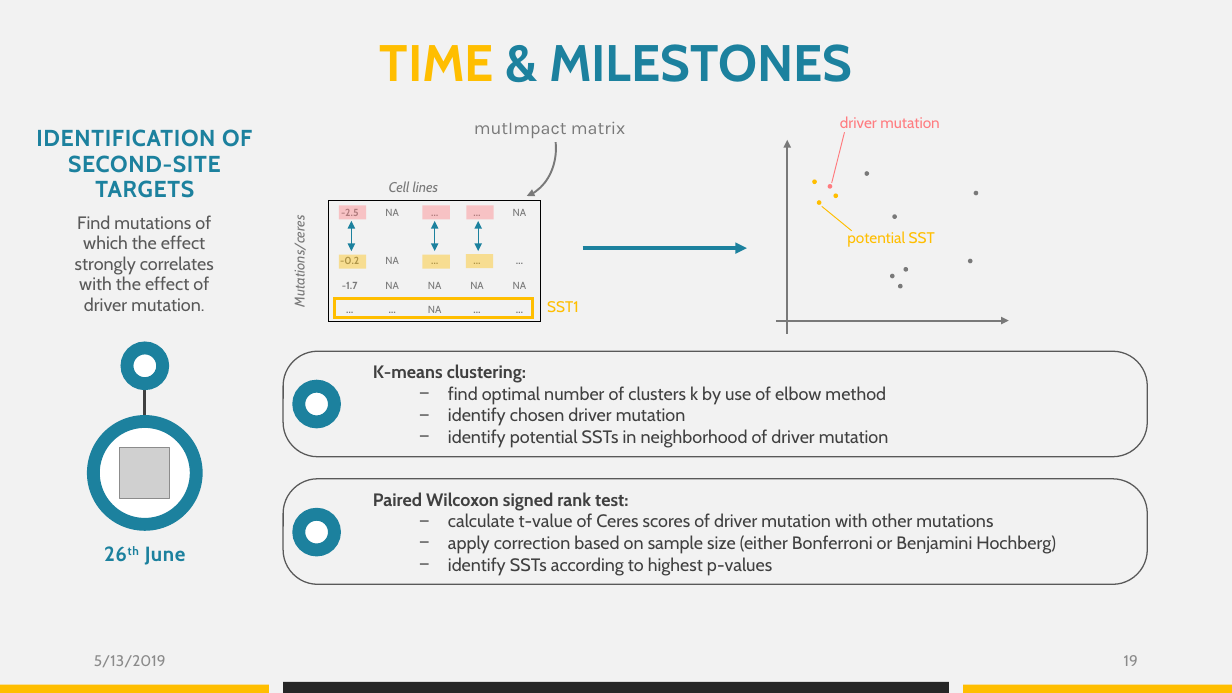
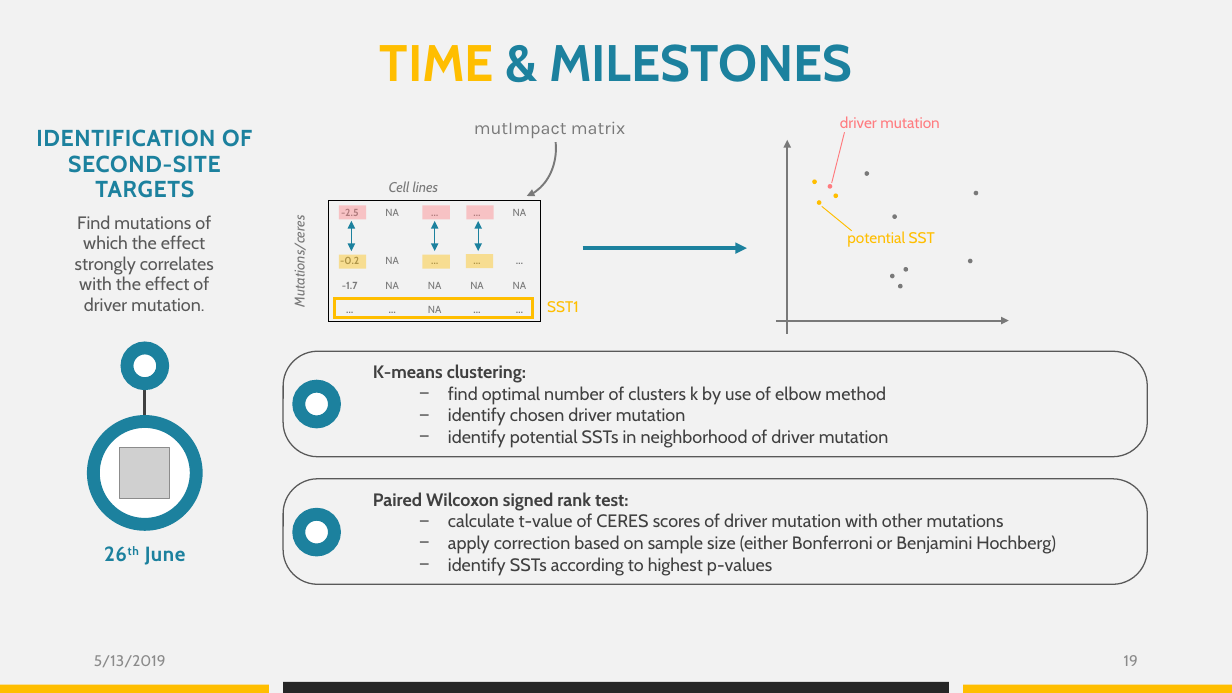
Before and after one commit to datascience-mobi/group-04-project-1-4, a slide deck: slide 19 of Project proposal_presentation_V1.pptx. Drawn at 1232x693 pixels with LibreOffice and Linux fonts; fonts in the diff are those of the drawing; grey boxes stand for pictures. Boxes give left, top, right and bottom in pixels: in the first picture for what was removed or moved away, otherwise in the second. Text is boxed around its words. In the diff, an @@ line names an element or a change of style, - is before the commit and + after.

Commit message:
just the same corrections as for the other file

```diff
--- a/Project proposal_presentation_V1.pptx
+++ b/Project proposal_presentation_V1.pptx
@@ text at (x1=448, y1=513, x2=1004, y2=527): text changed @@
-  − calculate t-value of Ceres scores of driver mutation with other mutations
+  − calculate t-value of CERES scores of driver mutation with other mutations
```
Also in this commit, not shown: 3 other slides changed.
